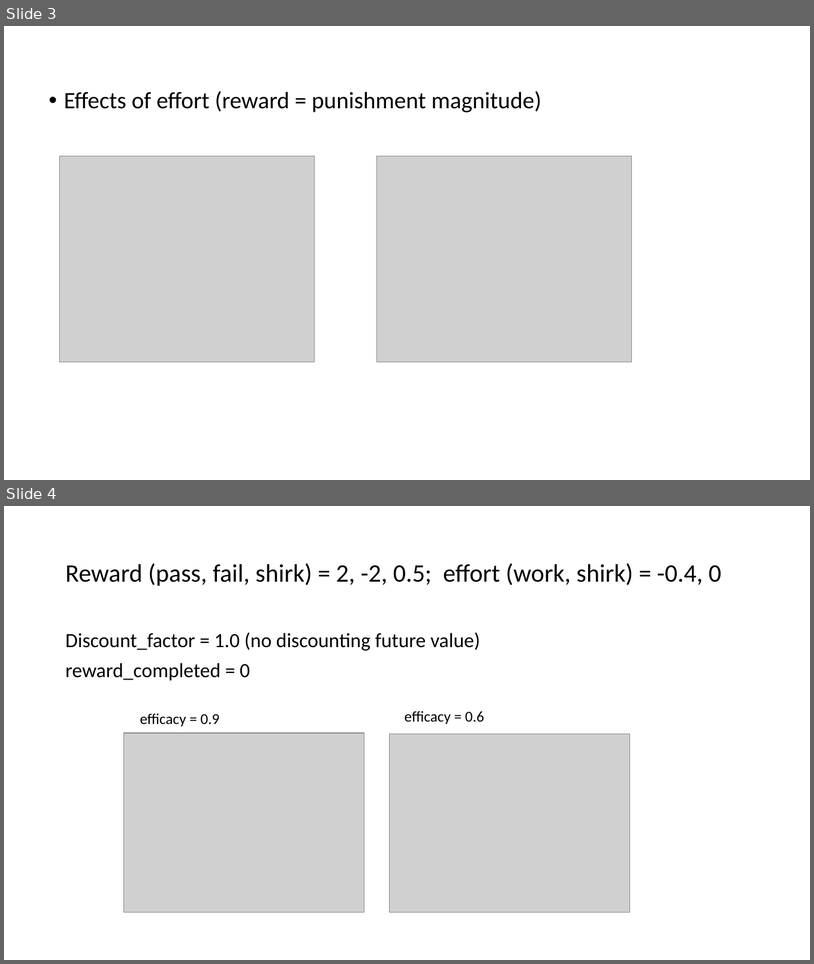
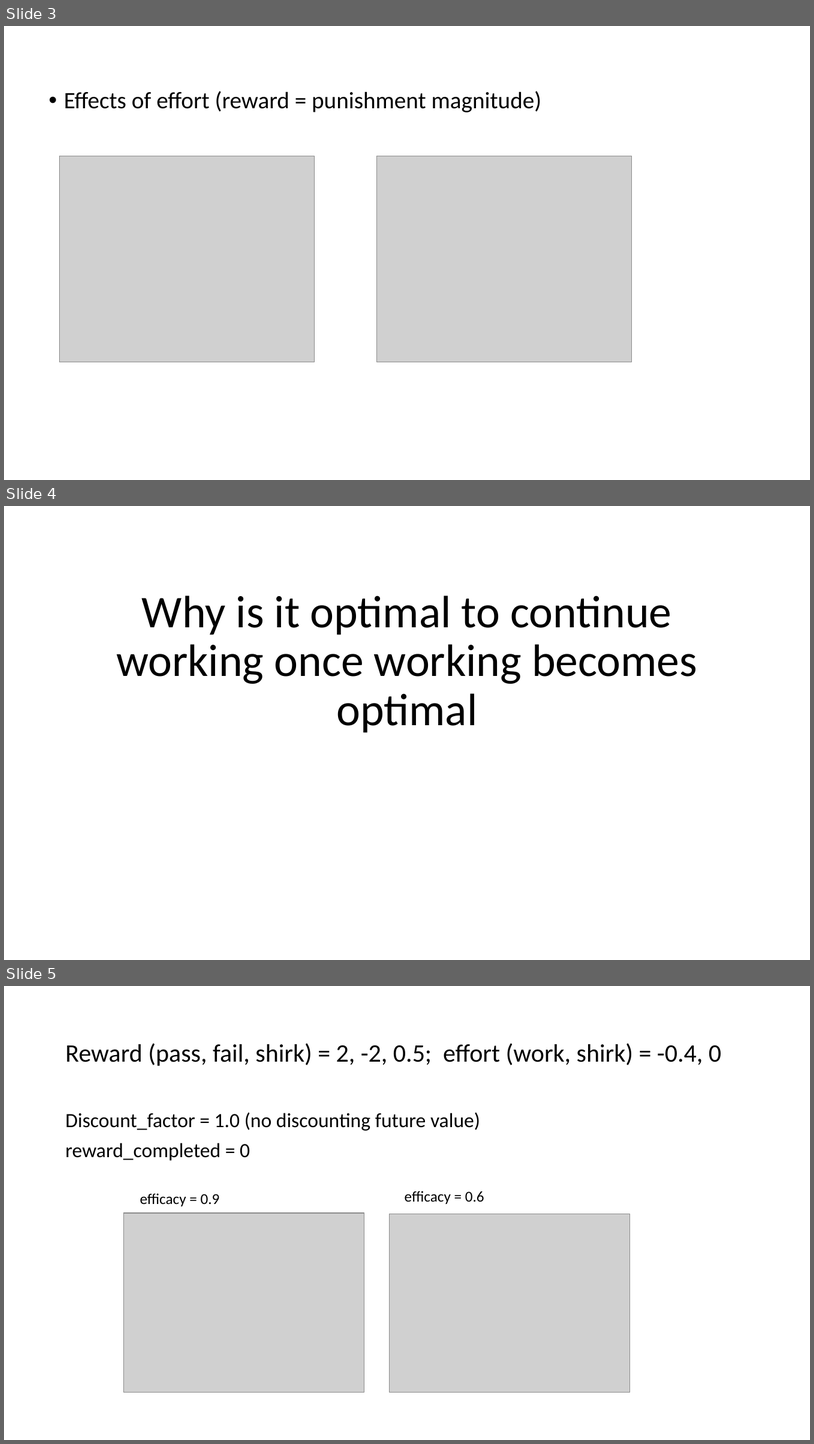
Before and after one commit to awebb-nz/procrastination_code, a slide deck: results and plots/Presentation1.pptx. Shown one above the other, each under a label of ours: slides 3 and 4 before the commit, slides 3, 4 and 5 after it. The pictures are 814x964 and 814x1444 pixels, drawn with LibreOffice and Linux fonts; fonts in the diff are those of the drawing; grey boxes stand for pictures. Boxes give left, top, right and bottom in pixels: in the first picture for what was removed or moved away, otherwise in the second. Text is boxed around its words. In the diff, an @@ line names an element or a change of style, - is before the commit and + after.

```diff
--- a/results and plots/Presentation1.pptx
+++ b/results and plots/Presentation1.pptx
@@ slide 4 added at (4,506,810,960), background #FFFFFF @@
@@ title added at (116,595,698,733), 54 pt, text #000000 @@
+Why is it optimal to continue working once working becomes optimal
@@ what was slide 4 is now slide 5 @@
```
Also in this commit, not shown: 4 other slides added, 1 other file.
